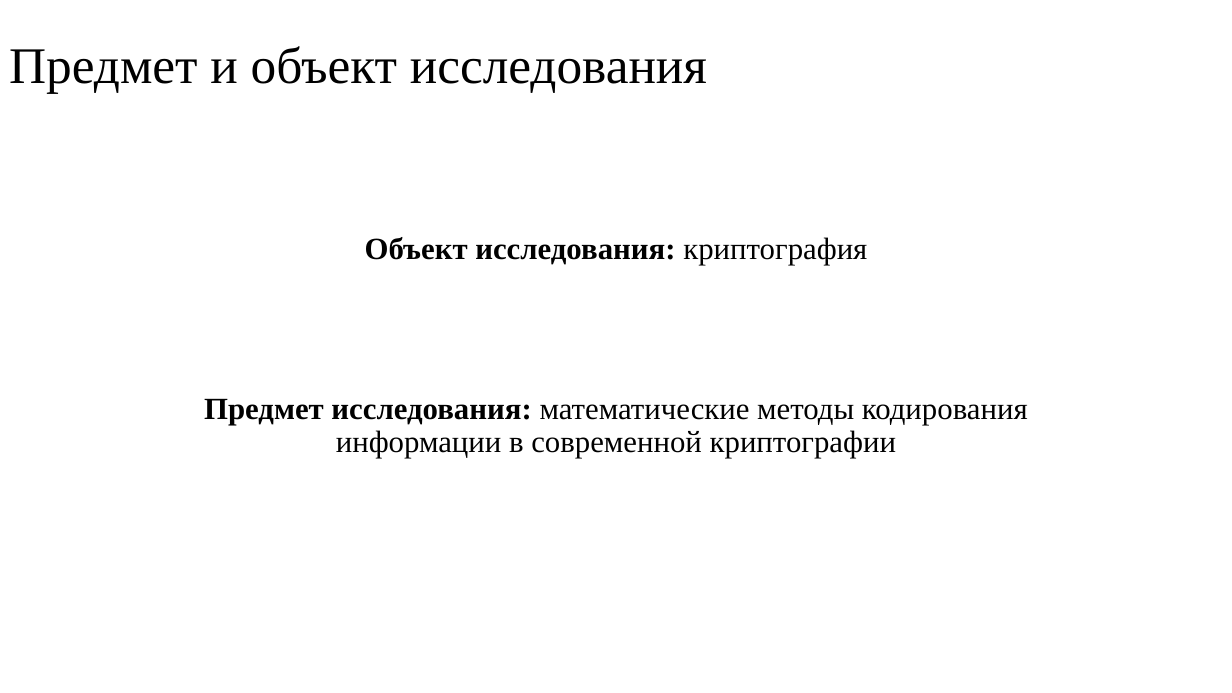
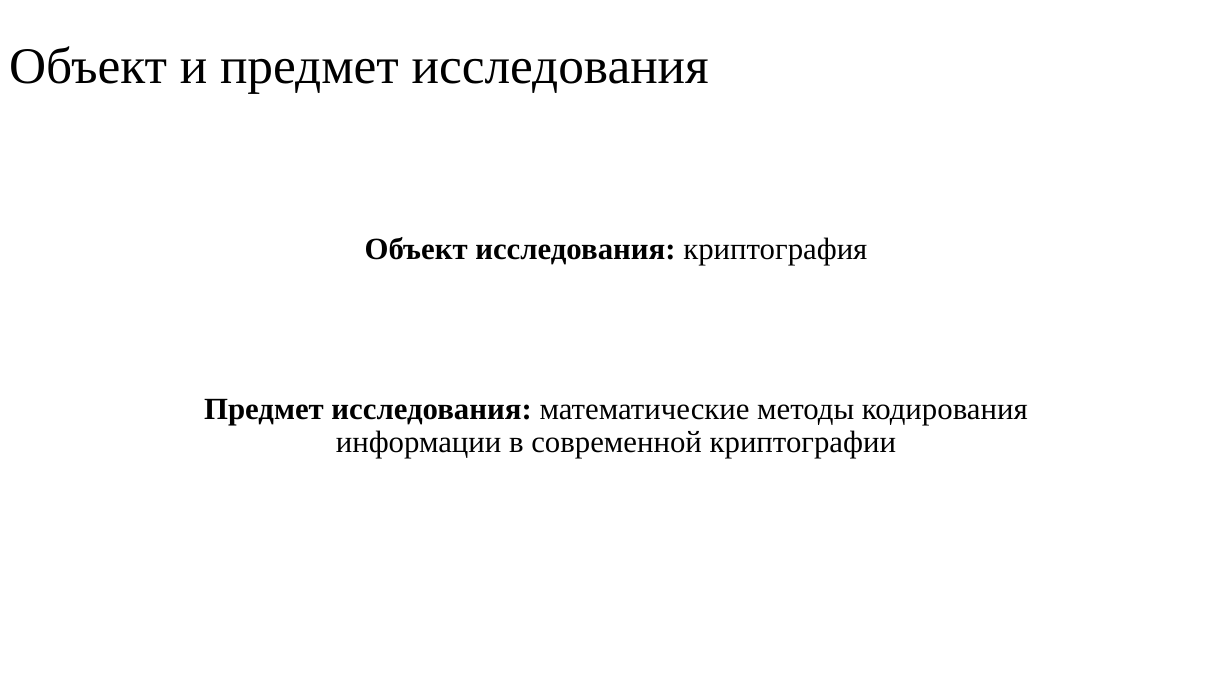
Before and after one commit to AlexeyChernikov/CryptographicApplication, a slide deck: slide 2 of Documentation/Презентация к защите.pptx. Drawn at 1232x693 pixels with LibreOffice and Linux fonts; fonts in the diff are those of the drawing. Boxes give left, top, right and bottom in pixels: in the first picture for what was removed or moved away, otherwise in the second. Text is boxed around its words. In the diff, an @@ line names an element or a change of style, - is before the commit and + after.

Commit message:
Фиксы

```diff
--- a/Documentation/Презентация к защите.pptx
+++ b/Documentation/Презентация к защите.pptx
@@ title at (9,46,709,94): text changed @@
-Предмет и объект исследования
+Объект и предмет исследования
```
